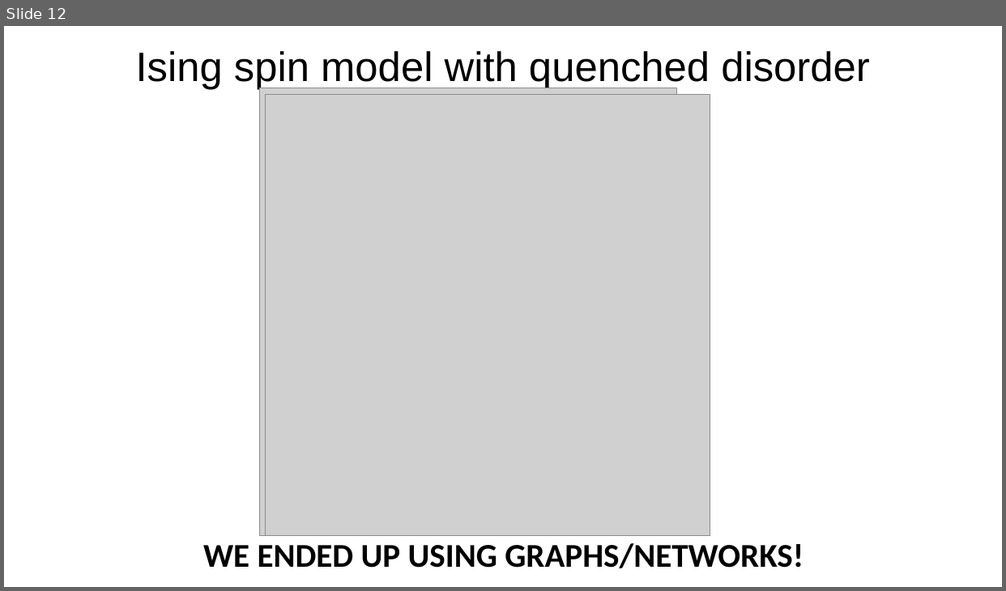
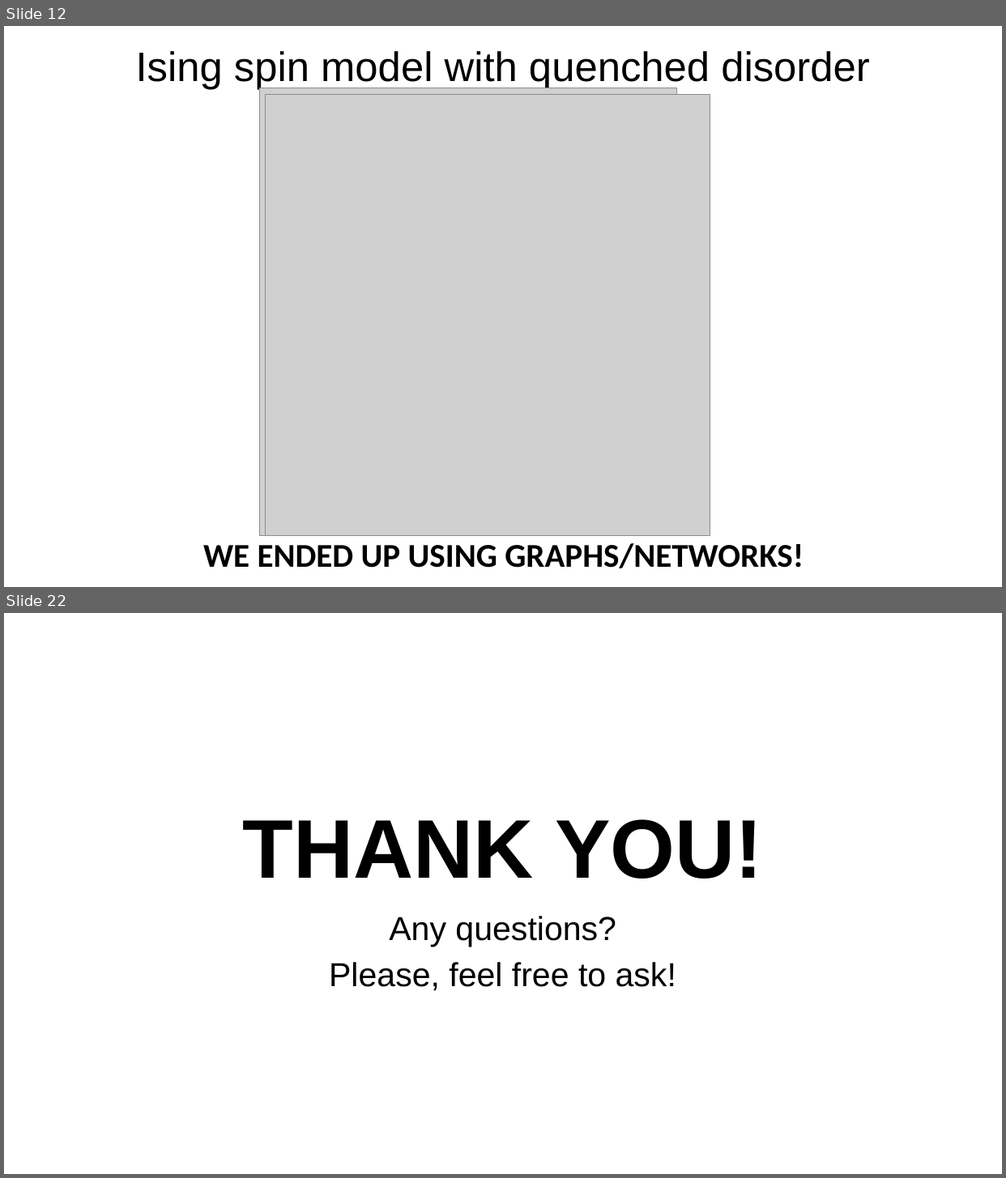
Before and after one commit to VenkiPhy6/seminar-thirdsem, a slide deck: A Primer to Complex Diseases.pptx. Shown one above the other, each under a label of ours: slide 12 before the commit, slides 12 and 22 after it; the slides between them are not shown. The pictures are 1006x591 and 1006x1178 pixels, drawn with LibreOffice and Linux fonts; fonts in the diff are those of the drawing; grey boxes stand for pictures. Boxes give left, top, right and bottom in pixels: in the first picture for what was removed or moved away, otherwise in the second. Text is boxed around its words. In the diff, an @@ line names an element or a change of style, - is before the commit and + after.

```diff
--- a/A Primer to Complex Diseases.pptx
+++ b/A Primer to Complex Diseases.pptx
@@ slide 22 added at box(4, 613, 1002, 1174), background #FFFFFF @@
@@ title added at box(243, 820, 763, 879), 80 pt, text #000000, bold @@
+THANK YOU!
@@ subtitle added at box(329, 916, 676, 991), 32 pt, text #000000 @@
+Any questions?
+Please, feel free to ask!
```
Also in this commit, not shown: 14 slides changed, 4 other slides added, 1 slide removed, 2 other files.
